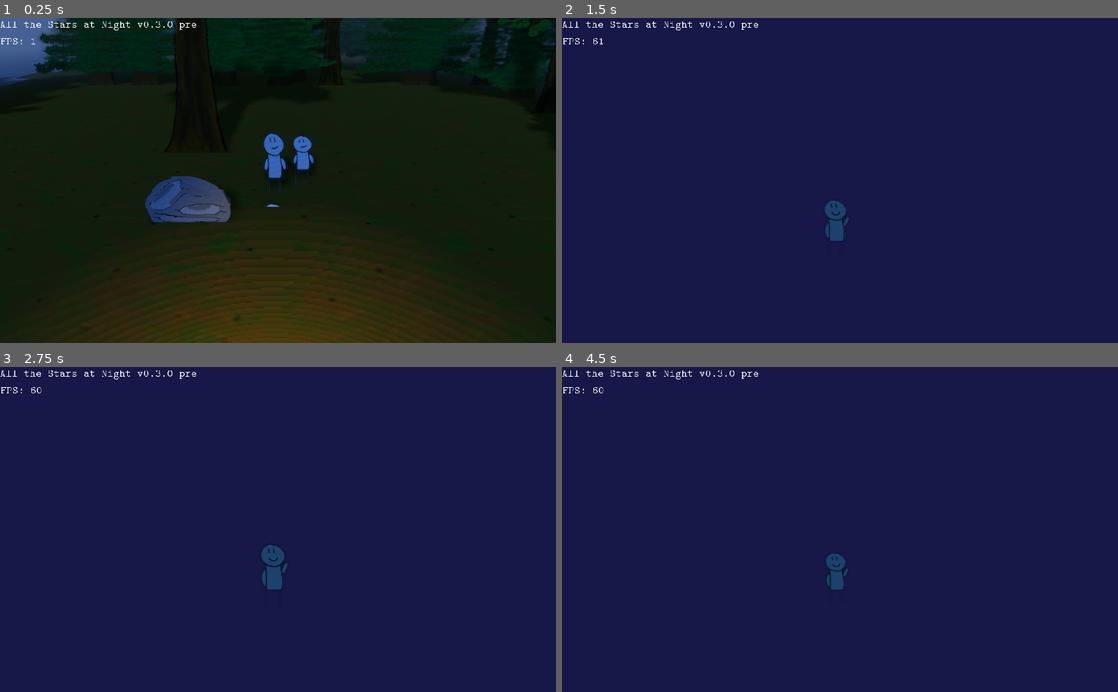
Above: before the commit, frames 1-4 (two rows, left to right).
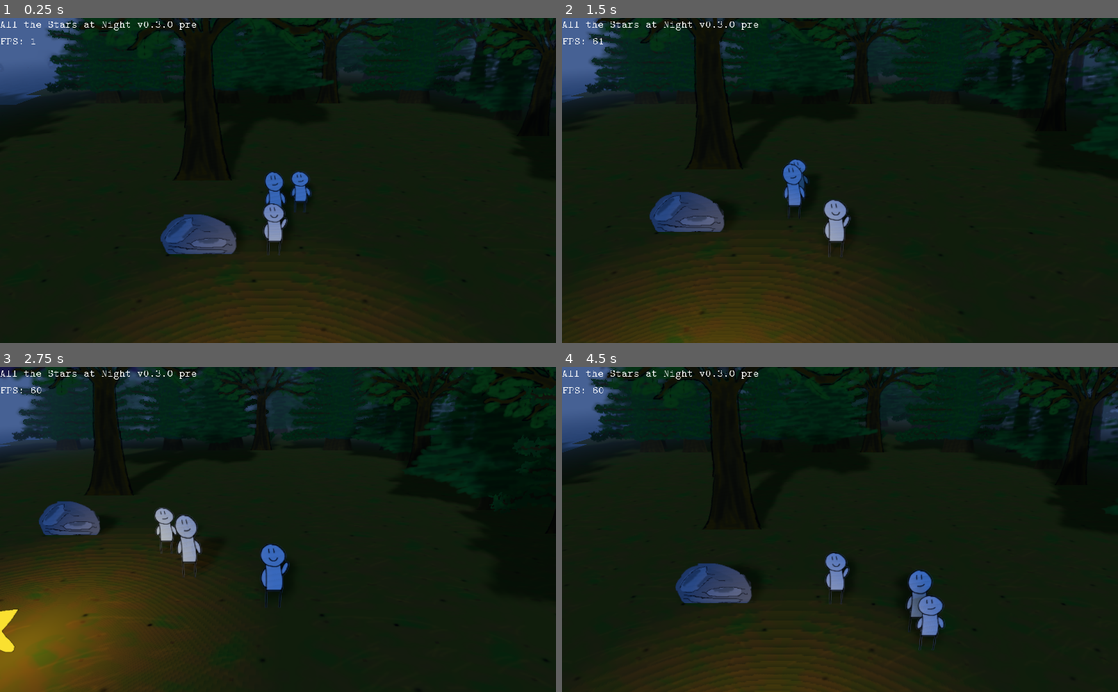
Above: after the commit, the same moments.

Repository: Schoperation/AllTheStarsAtNight
Game: Godot game, scene res://world/World.tscn
Same seed, same stepped clock (60 frames per second), same inputs: the game is played once before the commit and once after it.
Inputs (mouse positions are in pixels of both pictures, inside the frame that each line leads up to):
- Up to frame 1 (0.25 s): no input
- Up to frame 2 (1.5 s): move the mouse to (667, 34) at 0.52 s; hold D (move_right) 0.53-1.28 s; tap Mouse wheel up (zoom_in) at 0.6 s; click (667, 34) at 0.67 s; move the mouse to (728, 196) at 1.27 s; hold S (move_down) from 1.28 s (still down); tap Mouse wheel down (zoom_out) at 1.35 s
- Up to frame 3 (2.75 s): move the mouse to (333, 458) at 2.02 s; release S (move_down) at 2.03 s; hold D (move_right) from 2.03 s (still down); tap Mouse wheel up (zoom_in) at 2.1 s
- Up to frame 4 (4.5 s): move the mouse to (812, 594) at 2.77 s; release D (move_right) at 2.78 s; hold W (move_up) 2.78-3.53 s; tap Mouse wheel down (zoom_out) at 2.85, 4.35 s; click (812, 594) at 2.92 s; move the mouse to (1006, 578) at 3.52 s; hold A (move_left) from 3.53 s (still down); tap Mouse wheel up (zoom_in) at 3.6 s; move the mouse to (673, 480) at 4.27 s

The runs differ from the first frame. In frame 1, 9.3% of the frame differs, in the area x 0-100%, y 0-100%; in frame 2, 99%; in frame 3, 98%; in frame 4, 99%.

Commit message:
Fixed chunk border hitbox glitch

Diff:
--- a/player/Player.tscn
+++ b/player/Player.tscn
@@ -18,7 +18,7 @@
 script = ExtResource( 2 )
 
 [node name="CollisionShape" type="CollisionShape" parent="."]
-transform = Transform( 1, 0, 0, 0, 1, 0, 0, 0, 1, 0, 0, 0.182818 )
+transform = Transform( 1, 0, 0, 0, 1, 0, 0, 0, 1, 0, 0, 0.183 )
 shape = SubResource( 1 )
 
 [node name="AnimatedSprite3D" type="AnimatedSprite3D" parent="."]
--- a/player/PlayerMovement.gd
+++ b/player/PlayerMovement.gd
@@ -3,6 +3,7 @@
 export var maxSpeed = 15
 var currentSpeed = 0
 var currentVel = Vector3()
+const GROUND_LEVEL = 2.35
 
 func _ready():
 	# Prevent their y from moving
@@ -41,8 +42,10 @@
 	move_and_slide(currentVel)
 
 	# Make sure y doesn't change
-	if not is_on_floor():
-		translate(Vector3(0, -0.3, 0))
+	if transform.origin.y > GROUND_LEVEL:
+		translate(Vector3(0, -0.2, 0))
+	elif transform.origin.y < GROUND_LEVEL:
+		transform.origin = Vector3(transform.origin.x, GROUND_LEVEL, transform.origin.z)
 
 # When we enter the game end body
 func _on_GameEnd_body_entered(body):
--- a/world/World.tscn
+++ b/world/World.tscn
@@ -42,7 +42,7 @@
 [node name="UI" parent="." instance=ExtResource( 7 )]
 
 [node name="Player" parent="." instance=ExtResource( 1 )]
-transform = Transform( 1, 0, 0, 0, 1, 0, 0, 0, 1, 0, 2.35781, 0 )
+transform = Transform( 1, 0, 0, 0, 1, 0, 0, 0, 1, 0, 2.35, 0 )
 
 [node name="Camera" type="Camera" parent="Player"]
 transform = Transform( 1, 0, 0, 0, 0.350207, 0.936672, 0, -0.936672, 0.350207, 0.340949, 23.0891, 11.3047 )
